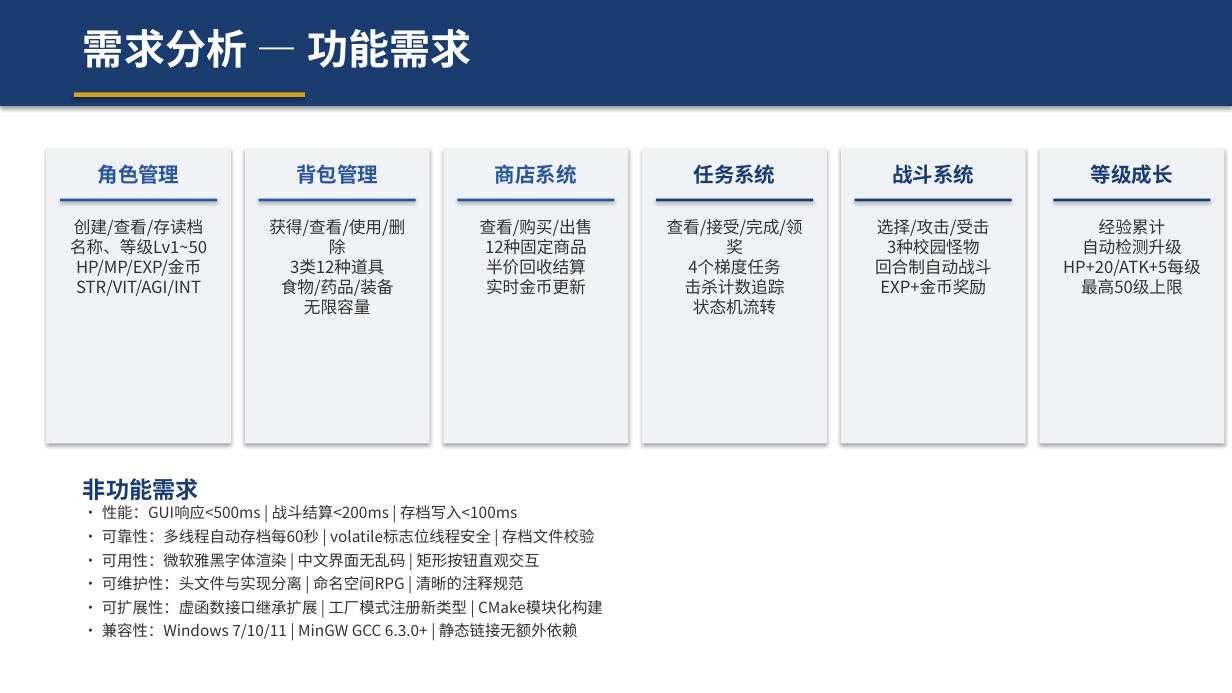
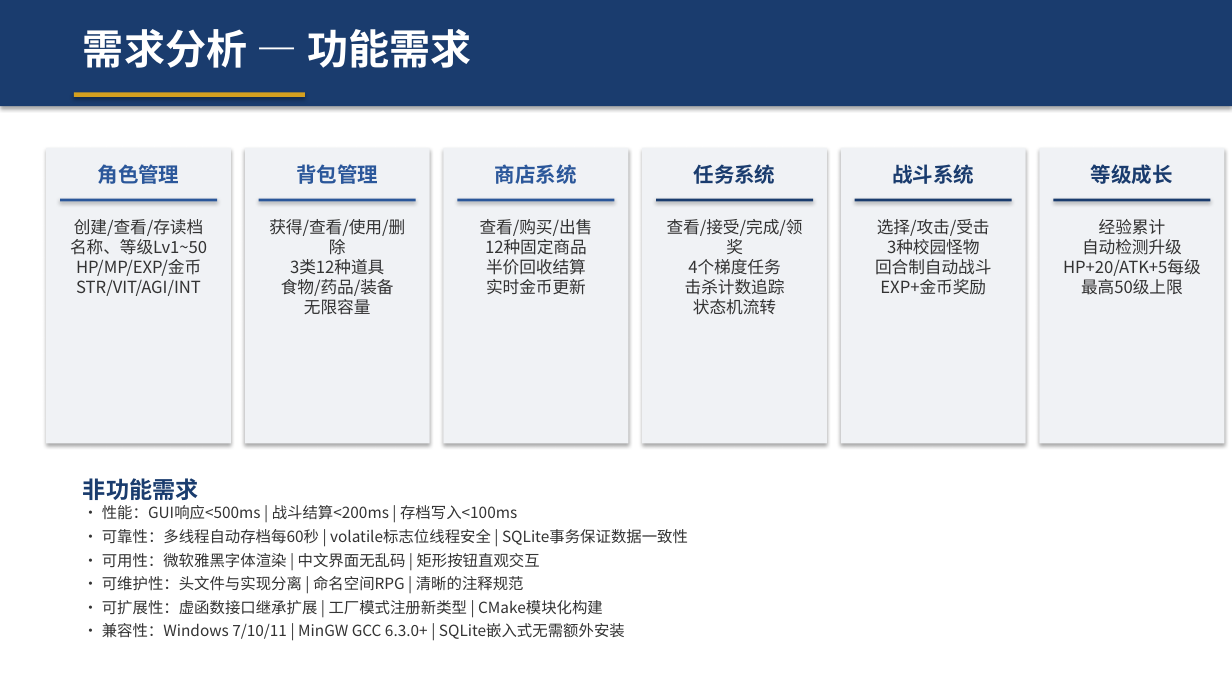
Before and after one commit to wechi123/-, a slide deck: slide 8 of build/校园RPG冒险游戏_汇报.pptx. Drawn at 1232x693 pixels with LibreOffice and Linux fonts; fonts in the diff are those of the drawing. Boxes give left, top, right and bottom in pixels: in the first picture for what was removed or moved away, otherwise in the second. Text is boxed around its words. In the diff, an @@ line names an element or a change of style, - is before the commit and + after.

```diff
--- a/build/校园RPG冒险游戏_汇报.pptx
+++ b/build/校园RPG冒险游戏_汇报.pptx
@@ text at [102,529,688,545]: text changed @@
-• 可靠性：多线程自动存档每60秒 | volatile标志位线程安全 | 存档文件校验
+• 可靠性：多线程自动存档每60秒 | volatile标志位线程安全 | SQLite事务保证数据一致性
@@ text at [102,623,625,639]: text changed @@
-• 兼容性：Windows 7/10/11 | MinGW GCC 6.3.0+ | 静态链接无额外依赖
+• 兼容性：Windows 7/10/11 | MinGW GCC 6.3.0+ | SQLite嵌入式无需额外安装
```
Also in this commit, not shown: 10 other slides changed, 5 slides added, 7 slides removed, 24 other files.
